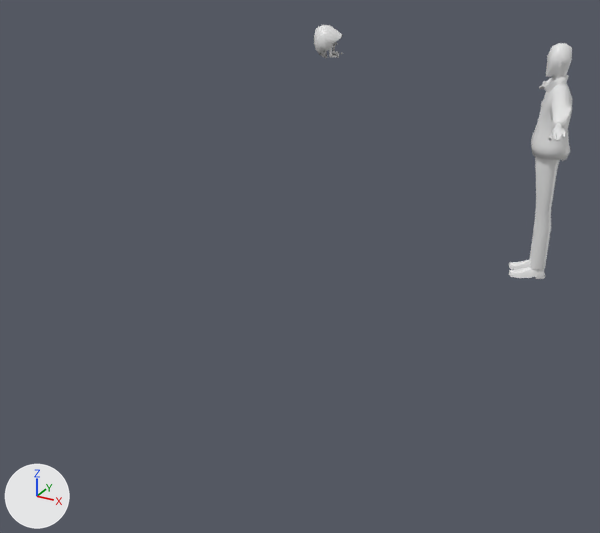
The FBX model Assets/Models/Characters/Rig_Stu.fbx: old version first, new version second.
The view is the same before and after, from a camera (50 mm lens) standing at (4.64, -0.17, 2.42) and looking at (2.55, 3.63, 0.52). The axes (+X, +Y, +Z) are drawn at lower left. The lights are the same throughout.

Objects in the first picture: 'Stu', 'char_Face_Stu', 'obj_Glasses'.
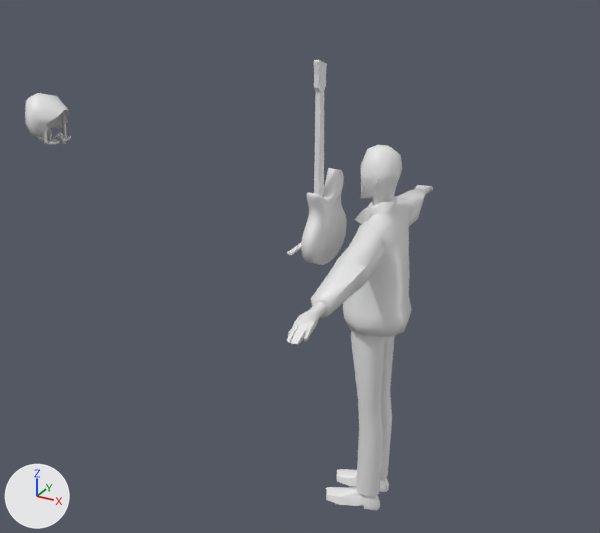
Diff of the bpy script that builds the scene:
```diff
--- a/Assets/Models/Characters/Rig_Stu.fbx.py
+++ b/Assets/Models/Characters/Rig_Stu.fbx.py
@@ me_beziercircle @@
+me_beziercircle.from_pydata(...)  # 200 vertices, 131 faces; spans x -0.072..0.031, y -0.167..0.144, z -0.111..0.682
@@ ob_stu @@
 ob_stu = bpy.data.objects.new('Stu', me_cube_066)
-ob_stu.location = (3.489, 5.381, 0.0)
-ob_stu.rotation_euler = (0.0, 0.0, -1.291)  # degrees (0, 0, -74)
+ob_stu.location = (3.463, 2.607, 0.0)
+ob_stu.rotation_euler = (0.0, 0.0, -1.457)  # degrees (0, 0, -83)
@@ ob_obj_glasses @@
 ob_obj_glasses = bpy.data.objects.new('obj_Glasses', me_plane_038)
-ob_obj_glasses.location = (2.06, 4.976, 1.576)
+ob_obj_glasses.location = (1.988, 2.443, 1.576)
 ob_obj_glasses.rotation_euler = (1.561, -0.0485, -1.26)  # degrees (89, -2.8, -72)
@@ ob_char_face_stu @@
 ob_char_face_stu = bpy.data.objects.new('char_Face_Stu', me_plane_001)
-ob_char_face_stu.location = (2.134, 4.993, 1.558)
-ob_char_face_stu.rotation_euler = (1.571, 0.0, -1.291)  # degrees (90, 0, -74)
+ob_char_face_stu.location = (2.063, 2.448, 1.558)
+ob_char_face_stu.rotation_euler = (1.571, 0.0, -1.457)  # degrees (90, 0, -83)
 ob_char_face_stu.scale = (1.3, 1.3, 1.3)
@@ ob_beziercircle @@
+ob_beziercircle = bpy.data.objects.new('BezierCircle', me_beziercircle)
+ob_beziercircle.location = (3.233, 2.581, 1.21)
```

Changed parts and their boxes [x1, y1, x2, y2] in the pictures (600 x 533 px):
'Stu', moved, turned: before [509, 43, 572, 279]; after [287, 145, 433, 510]
'BezierCircle', added: after [287, 60, 347, 265]
'char_Face_Stu', moved, turned: before [314, 25, 343, 58]; after [25, 93, 71, 144]
'obj_Glasses', moved: before [329, 42, 337, 57]; after [43, 110, 69, 144]
